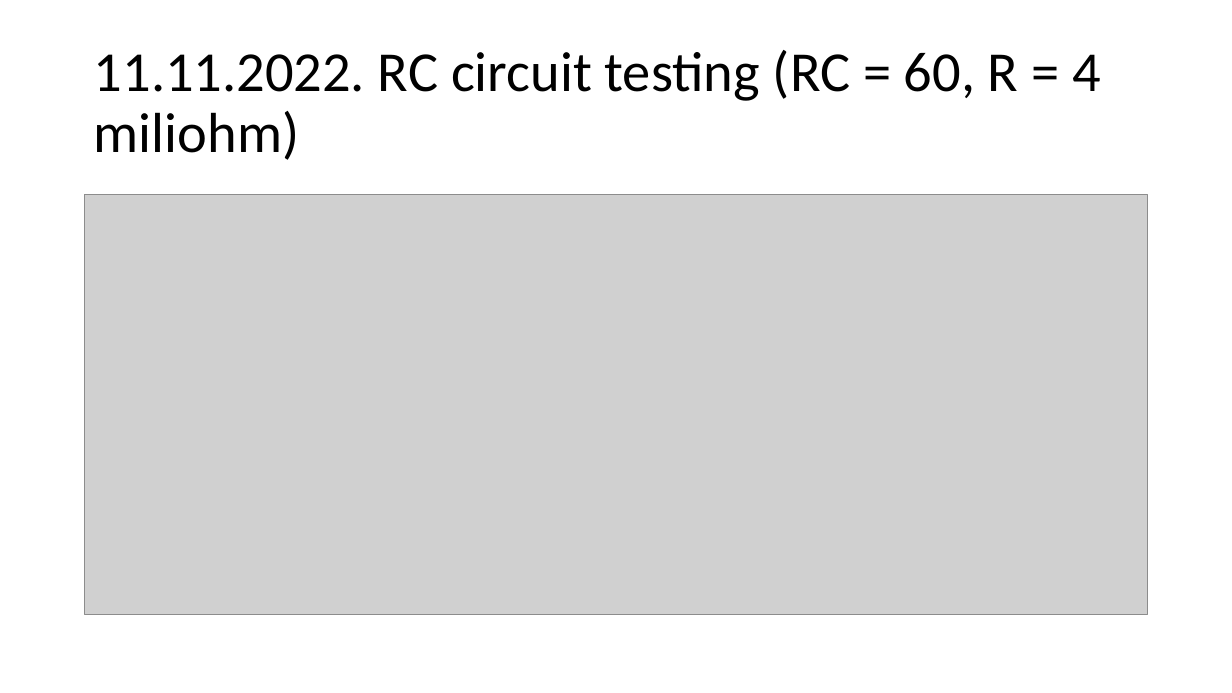
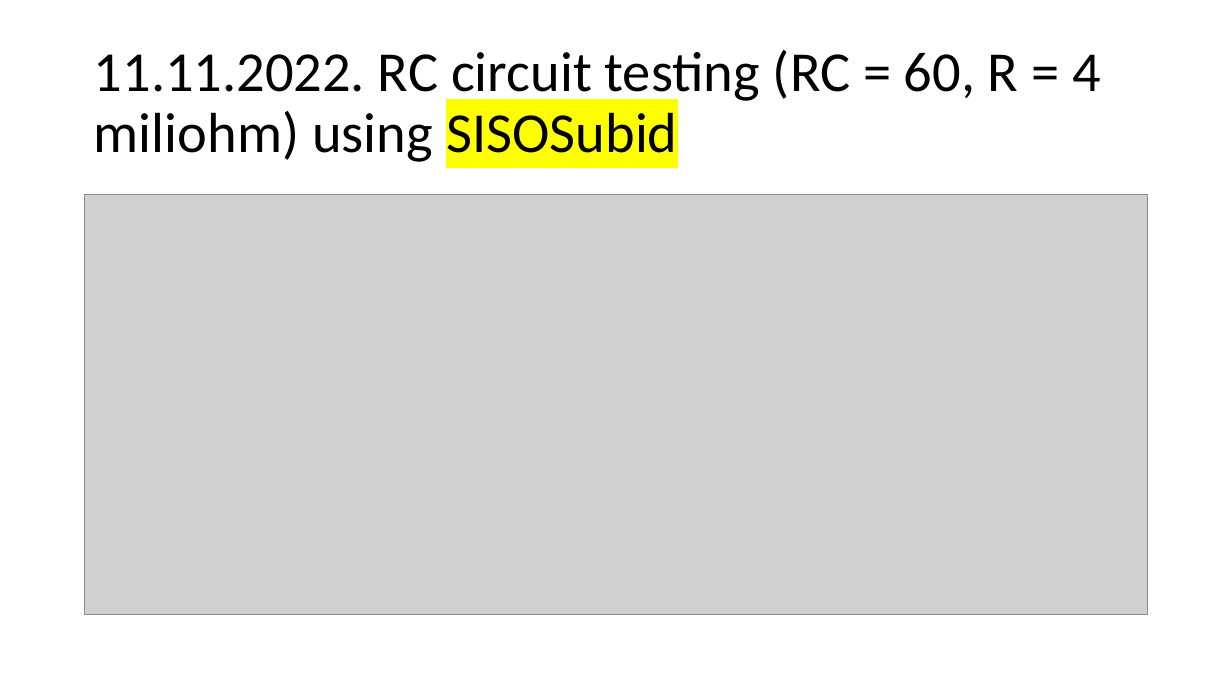
Before and after one commit to novakovicluka97/battery_parameter_parsing, a slide deck: slide 19 of Docs/Typhoon model through time.pptx. Drawn at 1232x693 pixels with LibreOffice and Linux fonts; fonts in the diff are those of the drawing; grey boxes stand for pictures. Boxes give left, top, right and bottom in pixels: in the first picture for what was removed or moved away, otherwise in the second. Text is boxed around its words. In the diff, an @@ line names an element or a change of style, - is before the commit and + after.

Commit message:
Added two alternatives to the SISOSubid function and thus two more methods of finding variables R0, R1 and C1 (RC). differential_evolution gives fantastic results but takes a little longer. Error is now lower than ever. Needs to be tested with hysteresis.
Otherwise, small reformatting in measure_error.py and model. measure_error.py is still not giving good results but that is secondary.

```diff
--- a/Docs/Typhoon model through time.pptx
+++ b/Docs/Typhoon model through time.pptx
@@ title at box(94, 50, 1101, 162): text changed @@
-11.11.2022. RC circuit testing (RC = 60, R = 4 miliohm)
+11.11.2022. RC circuit testing (RC = 60, R = 4 miliohm) using SISOSubid
```
Also in this commit, not shown: 1 slide added, 7 other files.
